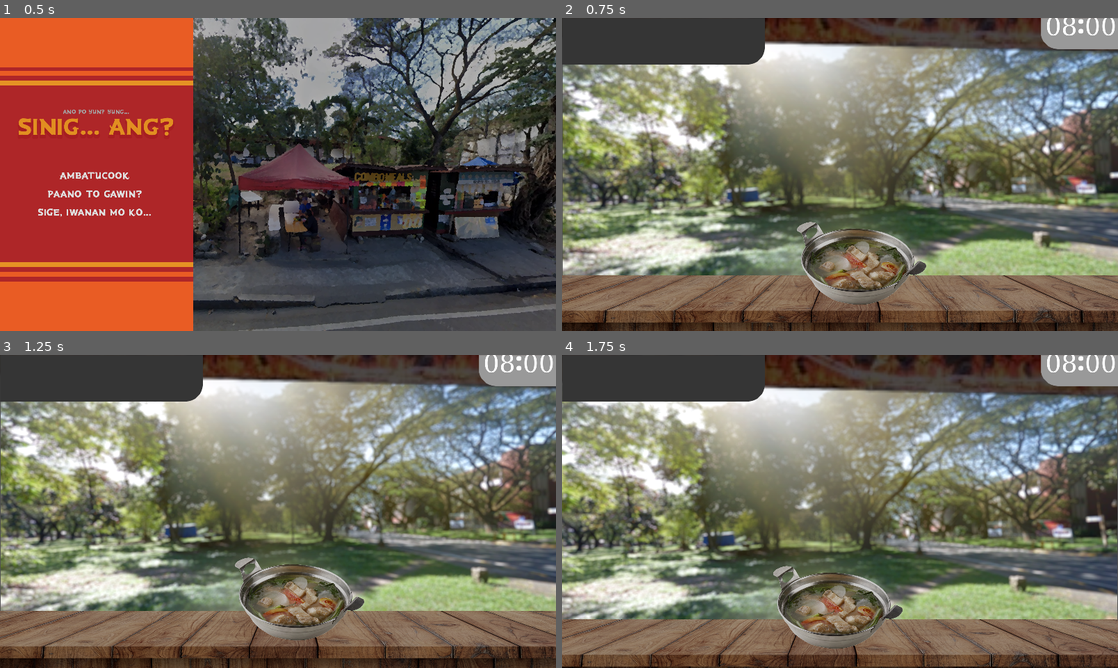
Above: before the commit, frames 1-4 (two rows, left to right).
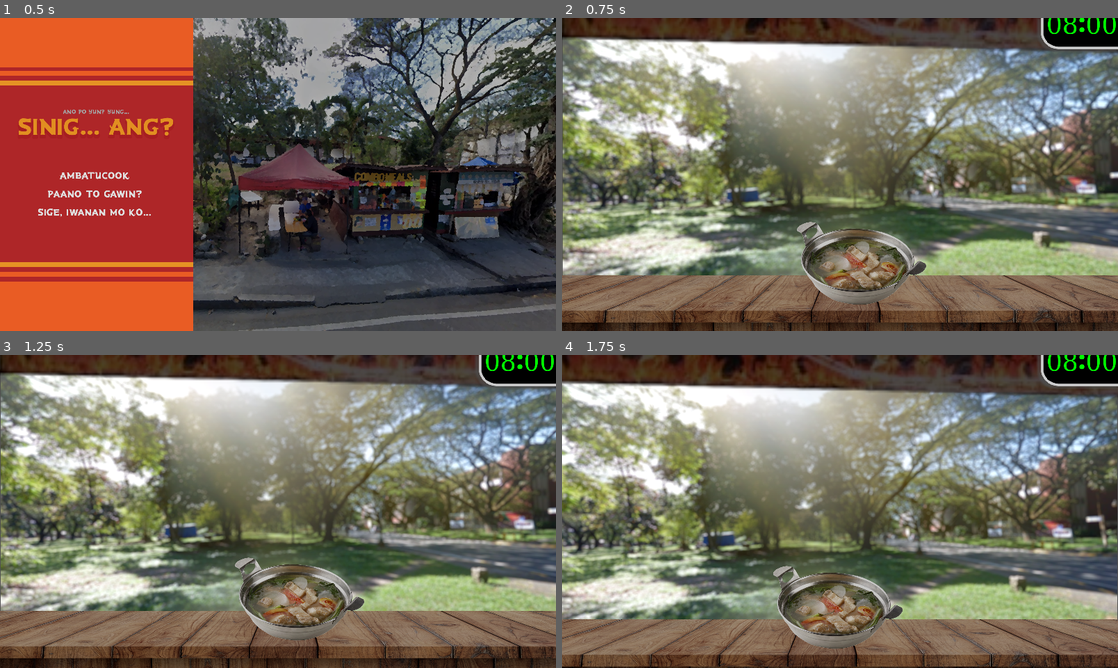
Above: after the commit, the same moments.

Repository: FlamingHerb/develup-chapter-1-quest
Game: Godot game, scene res://scenes/main_menu.tscn
Same seed, same stepped clock (60 frames per second), same inputs: the game is played once before the commit and once after it. The engine's default icon, where the game draws it, is replaced by a stand-in: a white triangle on a blue panel in a dark square. Sound files missing from this copy of the repository are replaced by a short silence.
Inputs (mouse positions are in pixels of both pictures, inside the frame that each line leads up to):
- Up to frame 1 (0.5 s): no input
- Up to frame 2 (0.75 s): click "Ambatucook" at 0.5 s
- Up to frame 3 (1.25 s): no input
- Up to frame 4 (1.75 s): tap Enter at 1.25 s; move the mouse to (962, 495) at 1.27 s; click (962, 495) at 1.42 s; tap Space at 1.52 s

Frame 1 is identical in both runs. In frame 2, 6.3% of the frame differs, in the area x 0-100%, y 0-15%; in frame 3, 6.3%; in frame 4, 6.3%.

Commit message:
feat: ui stuff added

Diff:
--- a/project.godot
+++ b/project.godot
@@ -31,5 +31,6 @@
 
 [rendering]
 
+anti_aliasing/quality/msaa_2d=3
 2d/snap/snap_2d_transforms_to_pixel=true
 2d/snap/snap_2d_vertices_to_pixel=true
--- a/scenes/game_main.tscn
+++ b/scenes/game_main.tscn
@@ -40,17 +40,47 @@
 bg_color = Color(0.207843, 0.207843, 0.207843, 1)
 corner_radius_bottom_right = 35
 
+[sub_resource type="LabelSettings" id="LabelSettings_nyyn1"]
+font = ExtResource("12_gm7aq")
+font_size = 32
+
+[sub_resource type="LabelSettings" id="LabelSettings_4acwb"]
+font = ExtResource("12_gm7aq")
+font_size = 64
+font_color = Color(1, 1, 0, 1)
+
 [sub_resource type="StyleBoxFlat" id="StyleBoxFlat_aa8wr"]
+bg_color = Color(0, 0, 0, 1)
+border_width_left = 5
+border_width_bottom = 5
 corner_radius_bottom_left = 35
+shadow_color = Color(0.303233, 0.303233, 0.303233, 0.6)
+shadow_size = 5
+shadow_offset = Vector2(-5, 3)
 
 [sub_resource type="LabelSettings" id="LabelSettings_nhwy5"]
 font = ExtResource("12_gm7aq")
 font_size = 52
+font_color = Color(0, 1, 0, 1)
+
+[sub_resource type="Gradient" id="Gradient_watp0"]
+colors = PackedColorArray(0, 0, 0, 1, 0.360784, 0, 0, 1)
+
+[sub_resource type="GradientTexture1D" id="GradientTexture1D_4tim2"]
+gradient = SubResource("Gradient_watp0")
+
+[sub_resource type="StyleBoxTexture" id="StyleBoxTexture_c3no4"]
+texture = SubResource("GradientTexture1D_4tim2")
+
+[sub_resource type="LabelSettings" id="LabelSettings_a06cu"]
+font = ExtResource("12_gm7aq")
+font_size = 52
+font_color = Color(1, 0, 0, 1)
 
 [node name="GameMain" type="Node2D"]
 script = ExtResource("1_3ull0")
-game_time = 8.0
-game_speed = 10
+game_time = 7.0
+game_speed = 5
 time_passes_allowed = false
 
 [node name="Background" type="Sprite2D" parent="."]
@@ -129,9 +159,30 @@
 [node name="UIStuff" type="CanvasLayer" parent="."]
 
 [node name="ComboPanel" type="Panel" parent="UIStuff"]
-offset_right = 420.0
-offset_bottom = 96.0
+offset_left = -280.0
+offset_bottom = 64.0
 theme_override_styles/panel = SubResource("StyleBoxFlat_x5hht")
+
+[node name="FlavorTextPerfect" type="Label" parent="UIStuff/ComboPanel"]
+layout_mode = 0
+offset_left = 118.0
+offset_top = 7.0
+offset_right = 277.0
+offset_bottom = 66.0
+text = "PERFECT
+COMBOS"
+label_settings = SubResource("LabelSettings_nyyn1")
+vertical_alignment = 1
+
+[node name="ComboLabel" type="Label" parent="UIStuff/ComboPanel"]
+layout_mode = 0
+offset_left = 9.0
+offset_top = -16.0
+offset_right = 113.0
+offset_bottom = 70.0
+text = "400"
+label_settings = SubResource("LabelSettings_4acwb")
+horizontal_alignment = 1
 
 [node name="TimePanel" type="Panel" parent="UIStuff"]
 anchors_preset = 1
@@ -148,14 +199,37 @@
 anchor_top = 0.5
 anchor_right = 1.0
 anchor_bottom = 0.5
-offset_left = 19.0
-offset_top = -38.0
-offset_right = -13.0
-offset_bottom = 32.0
+offset_left = 21.0
+offset_top = -41.0
+offset_right = -11.0
+offset_bottom = 29.0
 grow_horizontal = 2
 grow_vertical = 2
 text = "08:00"
 label_settings = SubResource("LabelSettings_nhwy5")
 
+[node name="RushHourPanel" type="Panel" parent="UIStuff"]
+visible = false
+offset_left = 610.0
+offset_right = 970.0
+offset_bottom = 64.0
+theme_override_styles/panel = SubResource("StyleBoxTexture_c3no4")
+
+[node name="Label" type="Label" parent="UIStuff/RushHourPanel"]
+layout_mode = 1
+anchors_preset = 8
+anchor_left = 0.5
+anchor_top = 0.5
+anchor_right = 0.5
+anchor_bottom = 0.5
+offset_left = -166.0
+offset_top = -17.5
+offset_right = 166.0
+offset_bottom = 27.5
+grow_horizontal = 2
+grow_vertical = 2
+text = "LUNCH TIME"
+label_settings = SubResource("LabelSettings_a06cu")
+
 [connection signal="body_entered" from="SinigangPhysicsBody" to="." method="_on_sinigang_physics_body_body_entered"]
 [connection signal="body_entered" from="IngredientDeathZone" to="." method="_on_ingredient_death_zone_body_entered"]
Not shown: 1 places in scenes/game_main.tscn that only renumber resources
